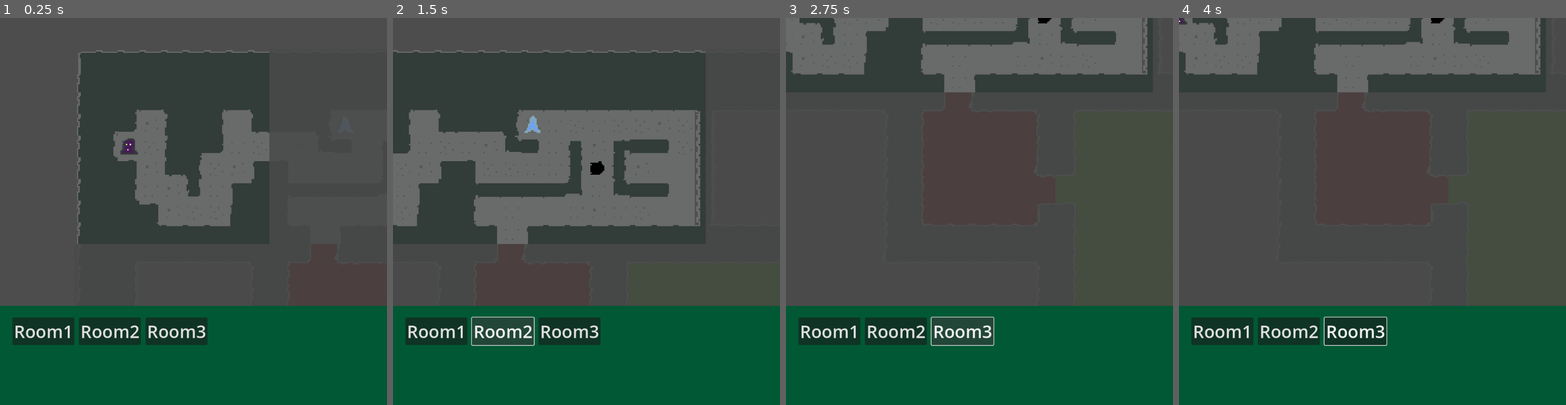
Above: before the commit, frames 1-4 (left to right).
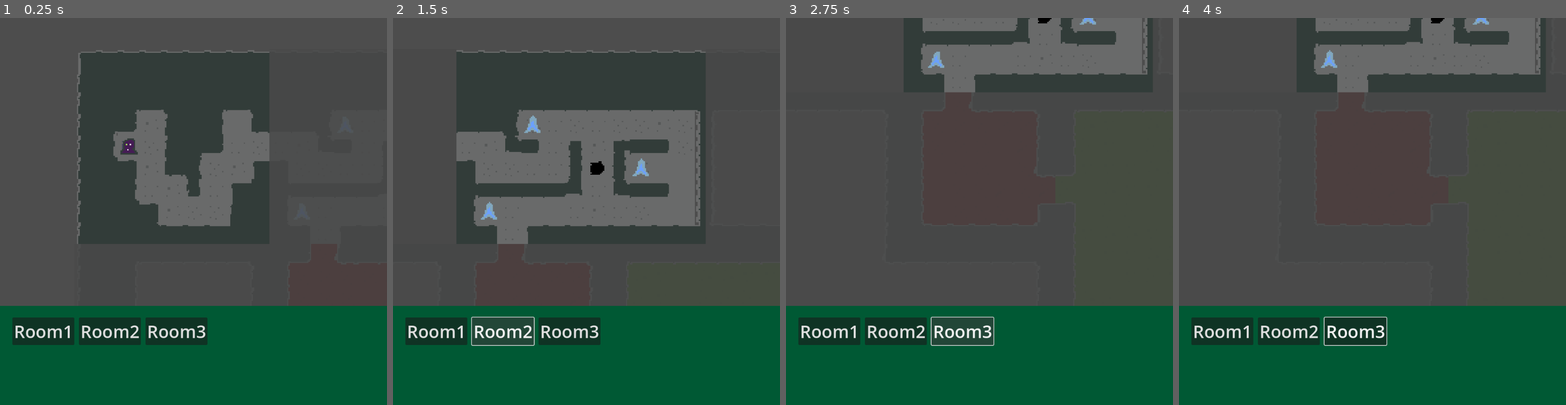
Above: after the commit, the same moments.

Repository: codohundo/parasite
Game: Godot game, scene res://game.tscn
Same seed, same stepped clock (60 frames per second), same inputs: the game is played once before the commit and once after it.
Inputs (mouse positions are in pixels of both pictures, inside the frame that each line leads up to):
- Up to frame 1 (0.25 s): no input
- Up to frame 2 (1.5 s): click "Room1" at 0.5 s; click "Room2" at 1.25 s
- Up to frame 3 (2.75 s): click "Room3" at 2 s
- Up to frame 4 (4 s): tap Enter at 2.75 s; move the mouse to (1457, 192) at 2.77 s; hold Right (right) 2.78-3.53 s; tap 1 (eat) at 2.85, 3.8 s; click (1457, 192) at 3.05 s; tap Space at 3.5 s; move the mouse to (1295, 230) at 3.52 s; hold Down (down) from 3.53 s (still down); click (1295, 230) at 3.6 s

The runs differ from the first frame. In frame 2, 3.0% of the frame differs, in the area x 0-67%, y 8-54%; in frame 3, 2.9%; in frame 4, 2.9%.
Error in both runs: Invalid access of index '139' on a base object of type: 'Array'. (res://Room2.gd:88)

Commit message:
added some more doods and events, first two rooms done?

Diff:
--- a/Game.gd
+++ b/Game.gd
@@ -43,6 +43,7 @@
 	#change room to room 1 to start, then use handle room change to do follow
 	current_room.hide_fow()
 	print("cp: " + str(camera.position))
+	print("event: tutorial_basic_movement")
 	game_event.emit("tutorial_basic_movement")
 
 func process_input(direction: String, current_position: Vector2i) -> void :
@@ -50,6 +51,9 @@
 	current_room.debug_print_room()
 	if player.energy < movement_cost :
 		print("too weak")
+		game_event.emit("tutorial_game_over")
+		#dialog
+		#reset, or just exit for now, might be easir until rooms are dynamically loaded
 		return
 	print("going " + direction)
 	if current_room.can_walk(current_position, direction):
@@ -93,8 +97,8 @@
 			var pos = map.get_local_mouse_position()
 			var tilePos = map.local_to_map(pos)
 			print("target clicked at: " + str(tilePos))
+			#TODO limit range on that eat lol
 			target_selected(tilePos)
-
 			current_state = STATES.NORMAL
 			STATE_CHANGE.emit(STATES.NORMAL)
 			Input.set_custom_mouse_cursor(pointer)
@@ -110,6 +114,7 @@
 			if mob != null :
 				print( "eating: " + mob.mob_name)
 				player.eat(mob)
+				game_event.emit("tutorial_eating_energy")
 				current_room.kill_mob_at(current_global_tile_pos)
 				map.remove_spite(current_global_tile_pos)
 
--- a/Room2.gd
+++ b/Room2.gd
@@ -121,8 +121,16 @@
 	mobs.append(mob)
 	var mob_tile = Tile.new_floor_tile()
 	mob_tile.mob = mob
+	var mob_tile2 = Tile.new_floor_tile()
+	mob_tile2.mob = mob
+	var mob_tile3 = Tile.new_floor_tile()
+	mob_tile3.mob = mob
 	var event_tile = Tile.new_floor_tile()
 	event_tile.event = "tutorial_better_eat"
+	var event_tile2 = Tile.new_floor_tile()
+	event_tile2.event = "tutorial_hole"
+	var event_tile3 = Tile.new_floor_tile()
+	event_tile3.event = "tutorial_eat_up"
 	#row by row, need to refactor this, pull from resource?
 	map.append(wall_tile)
 	map.append(wall_tile)
@@ -156,7 +164,7 @@
 	map.append(wall_tile)
 	map.append(floor_tile)
 	map.append(wall_tile)
-	map.append(floor_tile)
+	map.append(event_tile2)
 	map.append(wall_tile)
 	map.append(wall_tile)
 	map.append(wall_tile)
@@ -173,27 +181,27 @@
 	map.append(wall_tile)
 	map.append(pit_tile)
 	map.append(wall_tile)
-	map.append(floor_tile)
-	map.append(floor_tile)
-	map.append(floor_tile)
-	map.append(wall_tile)
-
-	map.append(wall_tile)
-	map.append(wall_tile)
-	map.append(wall_tile)
-	map.append(wall_tile)
-	map.append(wall_tile)
-	map.append(wall_tile)
-	map.append(floor_tile)
-	map.append(wall_tile)
-	map.append(wall_tile)
-	map.append(wall_tile)
-	map.append(floor_tile)
-	map.append(wall_tile)
-
-	map.append(wall_tile)
-	map.append(floor_tile)
-	map.append(floor_tile)
+	map.append(mob_tile2)
+	map.append(floor_tile)
+	map.append(floor_tile)
+	map.append(wall_tile)
+
+	map.append(wall_tile)
+	map.append(wall_tile)
+	map.append(wall_tile)
+	map.append(wall_tile)
+	map.append(wall_tile)
+	map.append(wall_tile)
+	map.append(floor_tile)
+	map.append(wall_tile)
+	map.append(wall_tile)
+	map.append(wall_tile)
+	map.append(floor_tile)
+	map.append(wall_tile)
+
+	map.append(wall_tile)
+	map.append(mob_tile3)
+	map.append(event_tile3)
 	map.append(floor_tile)
 	map.append(floor_tile)
 	map.append(floor_tile)
--- a/game.tscn
+++ b/game.tscn
@@ -1787,7 +1787,7 @@
 layer_2/name = "Objects"
 layer_2/tile_data = PackedInt32Array()
 layer_3/name = "mobs"
-layer_3/tile_data = PackedInt32Array(65546, 2, 0)
+layer_3/tile_data = PackedInt32Array(65546, 2, 0, 196623, 2, 0, 327688, 2, 0)
 script = ExtResource("4_j57s7")
 
 [node name="Player" type="CharacterBody2D" parent="."]
@@ -1806,7 +1806,6 @@
 [node name="Rooms" type="Node" parent="."]
 
 [node name="Room1" type="Area2D" parent="Rooms"]
-visible = false
 script = ExtResource("7_myllj")
 
 [node name="CollisionShape2D" type="CollisionShape2D" parent="Rooms/Room1"]
